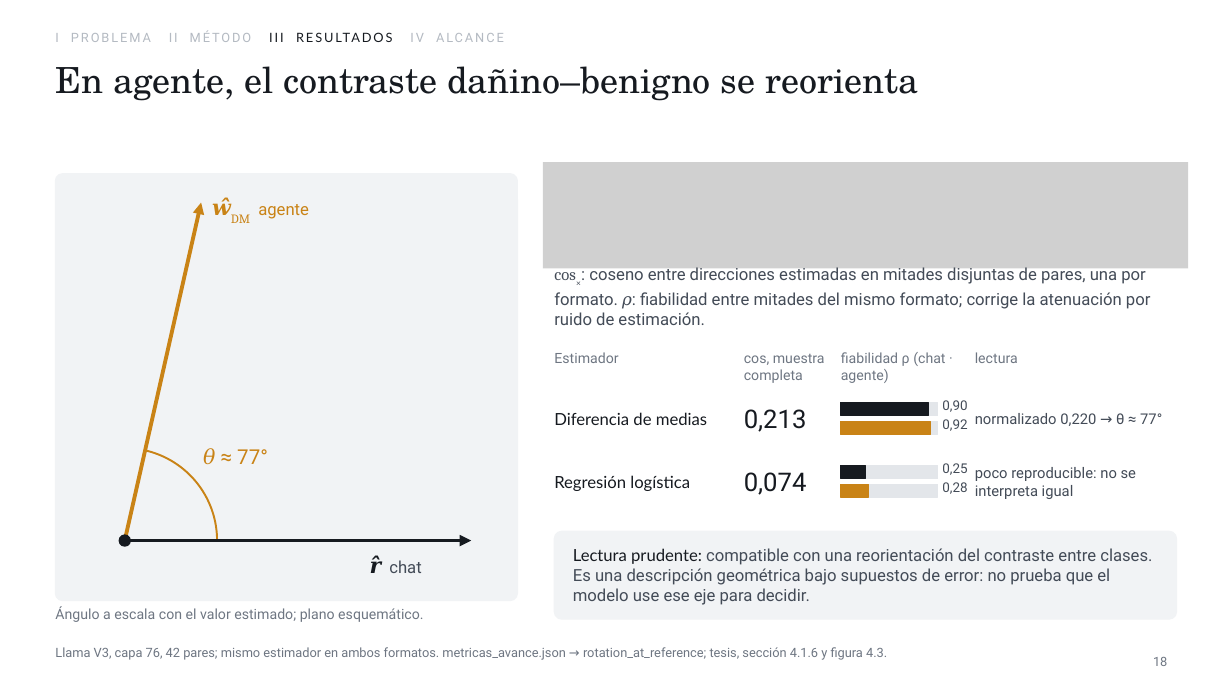
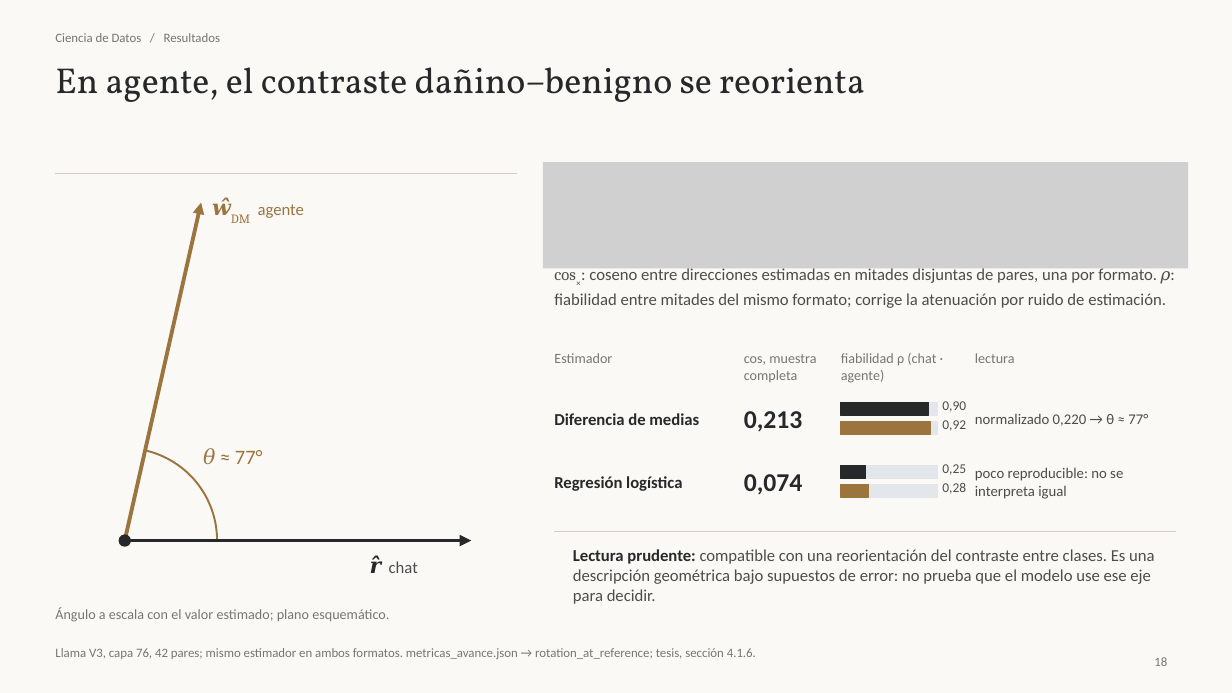
Before and after one commit to JEstebanBav/agentic-safety-probe, a slide deck: slide 18 of docs/sustentacion/Sustentacion_Espitia_Leiva.pptx. Drawn at 1232x693 pixels with LibreOffice and Linux fonts; fonts in the diff are those of the drawing; grey boxes stand for pictures. Boxes give left, top, right and bottom in pixels: in the first picture for what was removed or moved away, otherwise in the second. Text is boxed around its words. In the diff, an @@ line names an element or a change of style, - is before the commit and + after.

```diff
--- a/docs/sustentacion/Sustentacion_Espitia_Leiva.pptx
+++ b/docs/sustentacion/Sustentacion_Espitia_Leiva.pptx
@@ background #FFFFFF to #FAF9F6 @@
@@ title "En agente, el contraste dañino–benigno ..." at box(55, 67, 865, 102): font TeX Gyre Schola to Vollkorn, text colour #161A20 to #26282A @@
@@ text at box(55, 33, 220, 42): text changed; font Roboto to Calibri; text colour #B4BAC2 to #77766F @@
-I PROBLEMA II MÉTODO III RESULTADOS IV ALCANCE
+Ciencia de Datos / Resultados
@@ rounded rectangle removed at box(55, 174, 518, 601) @@
@@ line added from (55, 174) to (518, 174), #D1CEC5 0.65 pt @@
@@ arrow (125, 541) - (201, 202): stroke #C98316 3 pt to #9B743E 3 pt @@
@@ text "𝒘̂DM agente" at box(258, 204, 304, 218): font Roboto to Calibri in "agente"; text colour #C98316 to #9B743E @@
@@ text "Diferencia de medias" at box(554, 413, 699, 425): font Lato to Calibri, text colour #161A20 to #26282A, bold on @@
@@ text "0,213" at box(744, 411, 803, 431): font Roboto to Calibri, text colour #161A20 to #26282A, bold on @@
@@ arc (boxed as its full ellipse) at box(32, 448, 217, 633): outline #C98316 1.5 pt to #9B743E 1.5 pt @@
@@ text "𝜃 ≈ 77°" at box(203, 448, 263, 464): font Roboto to Calibri in "≈ 77°"; text colour #C98316 to #9B743E @@
@@ rectangle at box(841, 421, 931, 434): fill #C98316 to #9B743E; outline #C98316 1 pt to #9B743E 1 pt @@
@@ text "Regresión logística" at box(554, 476, 682, 491): font Lato to Calibri, text colour #161A20 to #26282A, bold on @@
@@ text "0,074" at box(744, 474, 803, 494): font Roboto to Calibri, text colour #161A20 to #26282A, bold on @@
@@ fill #161A20 to #26282A; outline #161A20 1 pt to #26282A 1 pt in 3 elements at box(119, 535, 130, 546), box(841, 403, 929, 416), box(841, 466, 865, 479) @@
@@ font Roboto to Calibri, text colour #434B57 to #4C4D4A in 7 elements at box(554, 266, 1175, 308), box(942, 401, 966, 412), box(942, 420, 966, 431), box(975, 414, 1148, 426), box(942, 464, 966, 475), box(942, 483, 966, 494), box(975, 467, 1123, 499) @@
@@ rectangle at box(841, 484, 869, 497): fill #C98316 to #9B743E; outline #C98316 1 pt to #9B743E 1 pt @@
@@ rounded rectangle removed at box(555, 531, 1177, 619) @@
@@ line added from (555, 531) to (1177, 531), #D1CEC5 0.65 pt @@
@@ text "Lectura prudente: compatible con una ..." at box(573, 549, 1154, 604): font Lato to Calibri, text colour #161A20 to #26282A, bold on in "Lectura prudente:"; font Roboto to Calibri, text colour #434B57 to #4C4D4A in "compatible con una reorientación del contraste entre ..." @@
@@ arrow (125, 541) - (471, 541): stroke #161A20 3 pt to #26282A 3 pt @@
@@ text "𝒓̂ chat" at box(370, 555, 418, 573): font Roboto to Calibri, text colour #434B57 to #4C4D4A in "chat"; text colour #161A20 to #26282A in "𝒓̂" @@
@@ text at box(55, 648, 756, 659): text changed; font Roboto to Calibri; text colour #6E7682 to #77766F @@
-Llama V3, capa 76, 42 pares; mismo estimador en ambos formatos. metricas_avance.json → rotation_at_reference; tesis, sección 4.1.6 y figura 4.3.
+Llama V3, capa 76, 42 pares; mismo estimador en ambos formatos. metricas_avance.json → rotation_at_reference; tesis, sección 4.1.6.
@@ font Roboto to Calibri, text colour #6E7682 to #77766F in 6 elements at box(55, 607, 389, 622), box(554, 353, 612, 363), box(744, 354, 816, 382), box(841, 353, 936, 383), box(975, 353, 1015, 363), box(1154, 657, 1167, 666) @@
```
Also in this commit, not shown: 31 other slides changed, 4 slides added, 3 slides removed, 21 other files.
